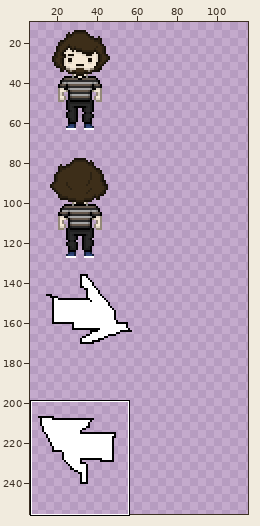
Sprite sheet, stored at build/assets/main_character.png. The first picture is a wide view before the edit; the outline marks the close-up.
Close-up. Before the edit:
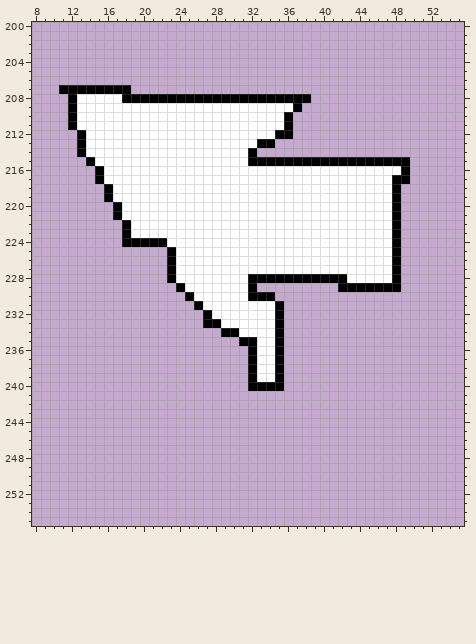
The file is 256x256 pixels. Colours within 5 levels of each other are drawn and written as one. Shown: x 8..55, y 200..255. The wide view leaves out empty margins. The commit also changed other parts of the picture, which this record leaves out.
Now the later version:
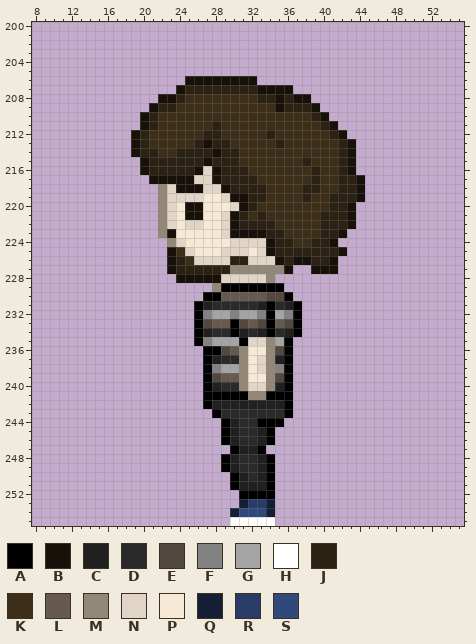
Palette (. is transparent): A #000000  B #171109  C #202020  D #2a2a2a  E #53483f  F #828282  G #a4a4a4  H #ffffff  J #2c2213  K #3d2e19  L #66594d  M #938878  N #e0d5c6  P #f6e9d6  Q #141e35  R #293c68  S #31487c
Diff:
Changed rows in their new state; - is an unchanged pixel.
first column x 11:
206 --------------BBBBBBBB-----------------
207 ........-----BJJJJJJJJBBBB-------------
208 -..........BBJKKKKKKKKJJBJBB-----------
209 -.........BJJKKKKKKKKKKKBJJJB----------
210 -........BJKKKKKKKKKKKKKKKKKJB---------
211 -........BJKKKKKKJKKKKKKKKKKKJB--------
212 --......BJKKKKKKJJKKKKKJKKKKKKJB-------
213 --......BJKKKKKJBJJKKKKKJKKKKKKJB------
214 --......BJJKKJJJJBJJKKKKKKKKKKKJB------
215 ---......BJJJJJJBJJJKKKKKKKJKKKJB......
216 ----.....BJJJJJBNBJJJKKKKKKKJKKJB......
217 ----......BBBBBNNBJJJJKKKKKKJKKJJB.....
218 -----......MNBBBNNBJJJJKKKKJJKKJJB....-
219 -----......MNNNNPPNBBJJKKKKJKKJJJB....-
220 ------.....MNPBBPPPNBJKKKKKKKKJJB.....-
221 ------.....MNPBBPPNBJKJKKKKKKJJJB.....-
222 -------....MNPNNPPNBJJJJKKKKKJJJB.....-
223 -------....MBPPPPPNBBBBJJKKKKJJB......-
224 -------.....MNPPPPPNNNNBJJKKJJB.......-
225 ------------BKNPPPNNNPNBJJJJJJJB......-
226 ------------BJKNNNNJJNNNBJBBJJB.......-
227 ------------BJJJJJJMMMMMMB..BBB.......-
228 ------------.BBBBBNNNNNM..............-
229 -------------....MAAA-AAA------.......-
230 --------------..AALLLLLEEA-------------
231 ----------------CDDDDDCADCA------------
232 ---------------AFGGFGGFAGFA------------
233 ---------------AELLAELEALEA------------
234 ---------------ACDD-CDCADCA------------
235 ---------------AFGGG-NNMGA-------------
236 ----------------AAELMPPMEA-------------
237 ----------------ACDDMPNMCA-------------
238 ----------------AFGGMPNMFA-------------
239 ----------------AELLMPPMEA-------------
240 ----------------ACDDMNNMCA-------------
241 ----------------AAAAAMMAAA-------------
242 ----------------ACCCCCCCCA-------------
243 -----------------ADDDDDDDA-------------
244 ------------------ACDDAAA--------------
245 ------------------ACDDCA---------------
246 ------------------ACDDCA---------------
247 -------------------ACCA----------------
248 ------------------ACDDCA---------------
249 ------------------ACDDCA---------------
250 -------------------ACDCA---------------
251 -------------------ACCCA---------------
252 --------------------AAAA---------------
253 --------------------QRRQ---------------
254 -------------------QSSSQ---------------
255 -------------------HHHHH---------------
